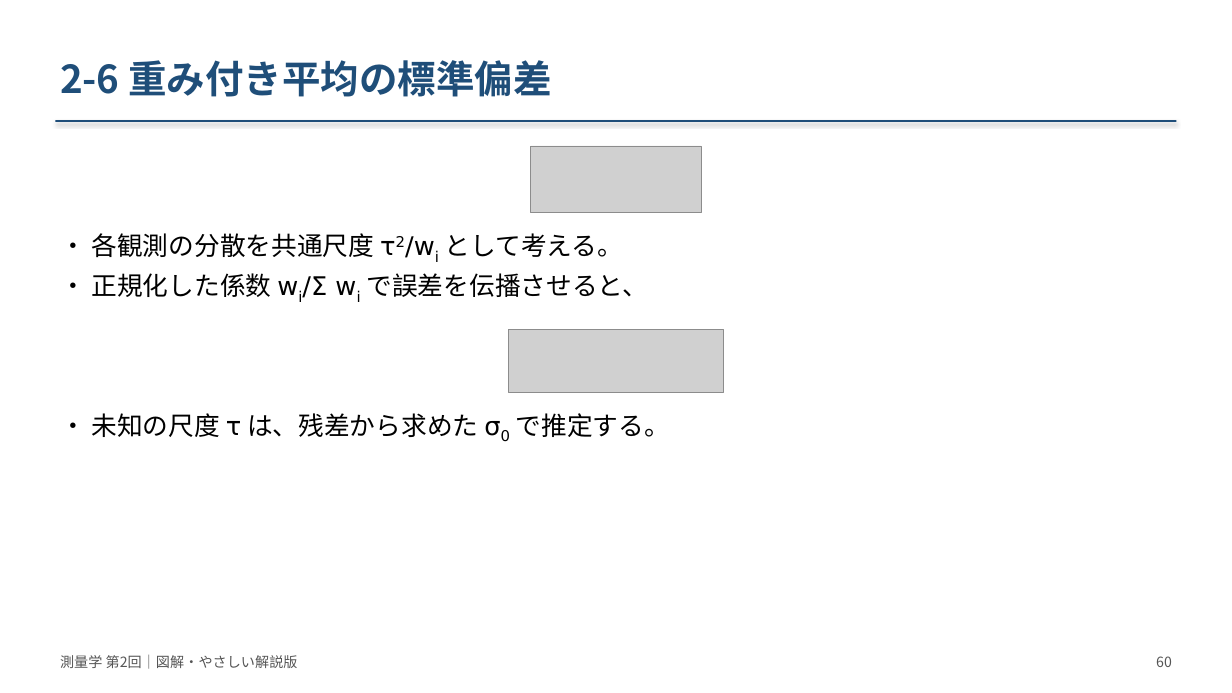
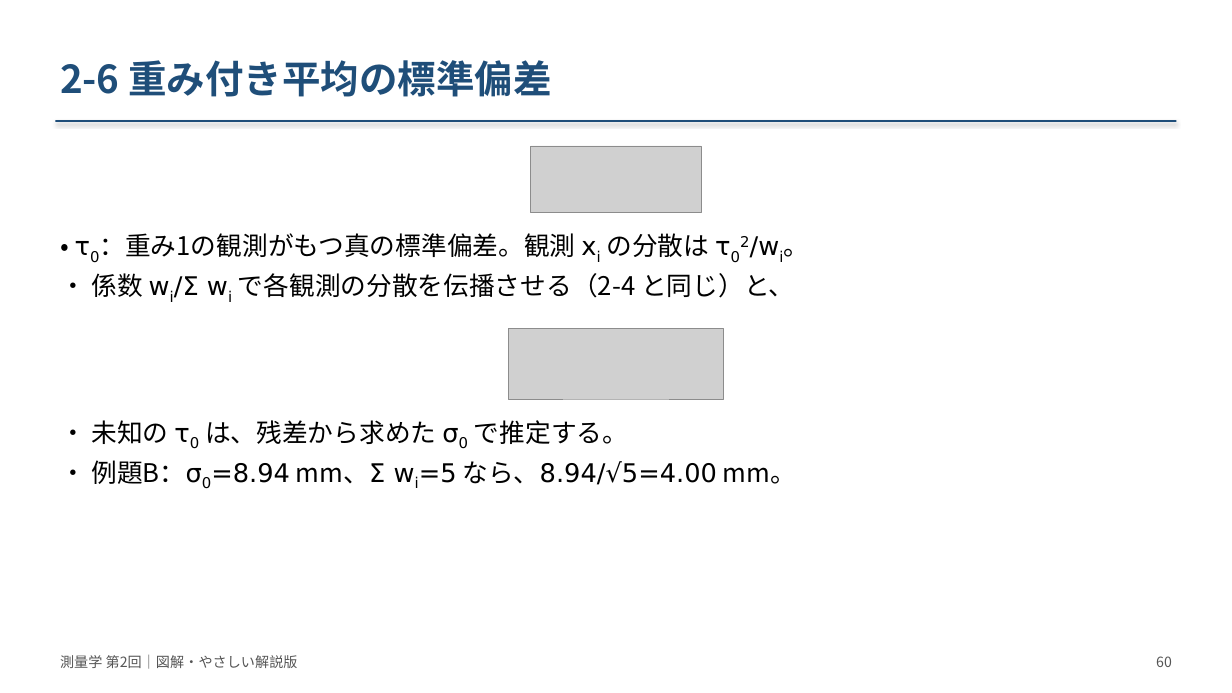
Before and after one commit to NN3210/Lecture, a slide deck: slide 60 of Surveying/materials/slides/第02回_測量の基礎と誤差論/改訂版_20261008/測量学_第02回_図解改訂版.pptx. Drawn at 1232x693 pixels with LibreOffice and Linux fonts; fonts in the diff are those of the drawing; grey boxes stand for pictures. Boxes give left, top, right and bottom in pixels: in the first picture for what was removed or moved away, otherwise in the second. Text is boxed around its words. In the diff, an @@ line names an element or a change of style, - is before the commit and + after.

```diff
--- a/Surveying/materials/slides/第02回_測量の基礎と誤差論/改訂版_20261008/測量学_第02回_図解改訂版.pptx
+++ b/Surveying/materials/slides/第02回_測量の基礎と誤差論/改訂版_20261008/測量学_第02回_図解改訂版.pptx
@@ text at (91,233,810,298): text changed @@
-• 各観測の分散を共通尺度 τ2/wi として考える。
-• 正規化した係数 wi/Σ wi で誤差を伝播させると、
+• τ0：重み1の観測がもつ真の標準偏差。観測 xi の分散は τ02/wi。
+• 係数 wi/Σ wi で各観測の分散を伝播させる（2-4 と同じ）と、
@@ picture: place and size @@
-picture at (508,329,724,392)
+picture at (508,329,724,399)
@@ text at (91,420,796,485): text changed @@
-• 未知の尺度 τ は、残差から求めた σ0 で推定する。
+• 未知の τ0 は、残差から求めた σ0 で推定する。
+• 例題B：σ0=8.94 mm、Σ wi=5 なら、8.94/√5=4.00 mm。
```
Also in this commit, not shown: 4 other slides changed, 13 other files.
